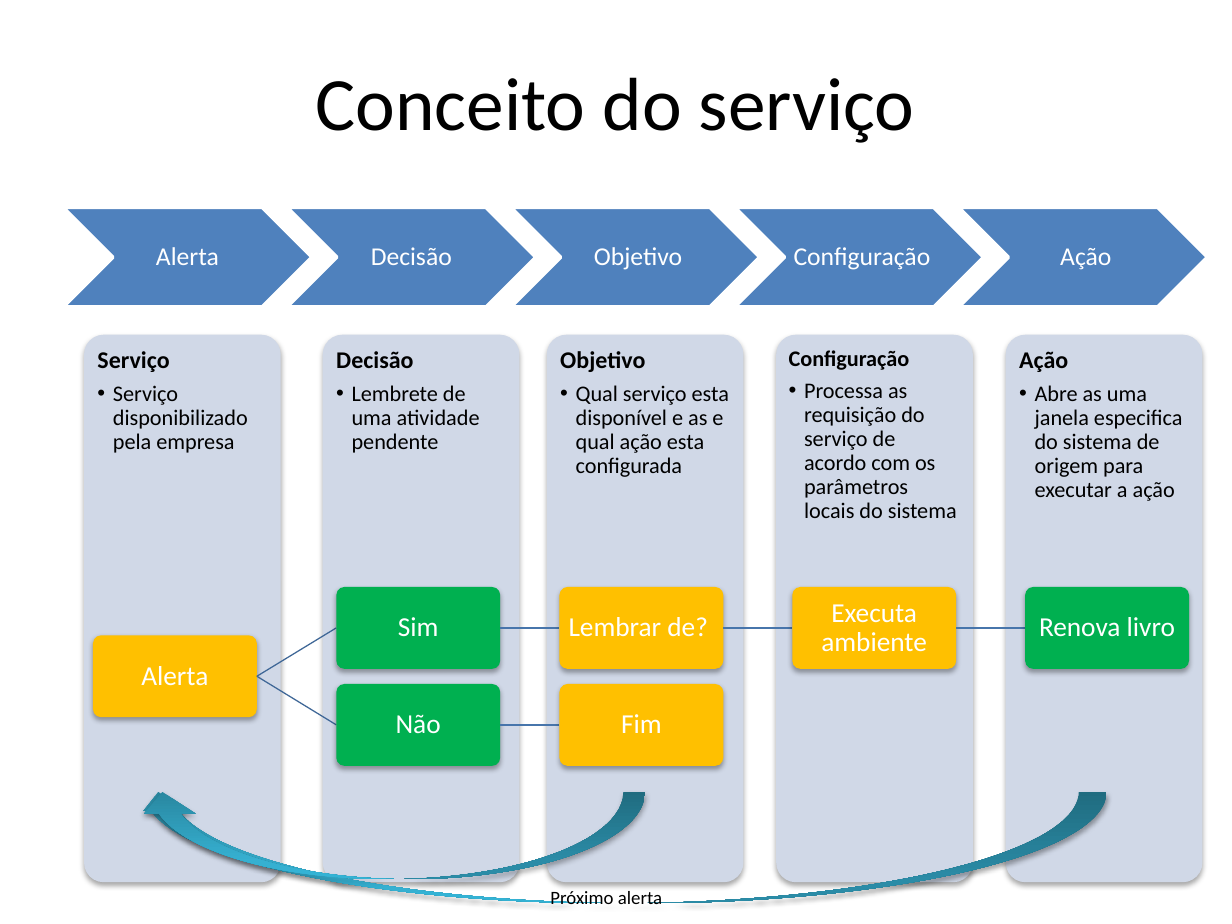
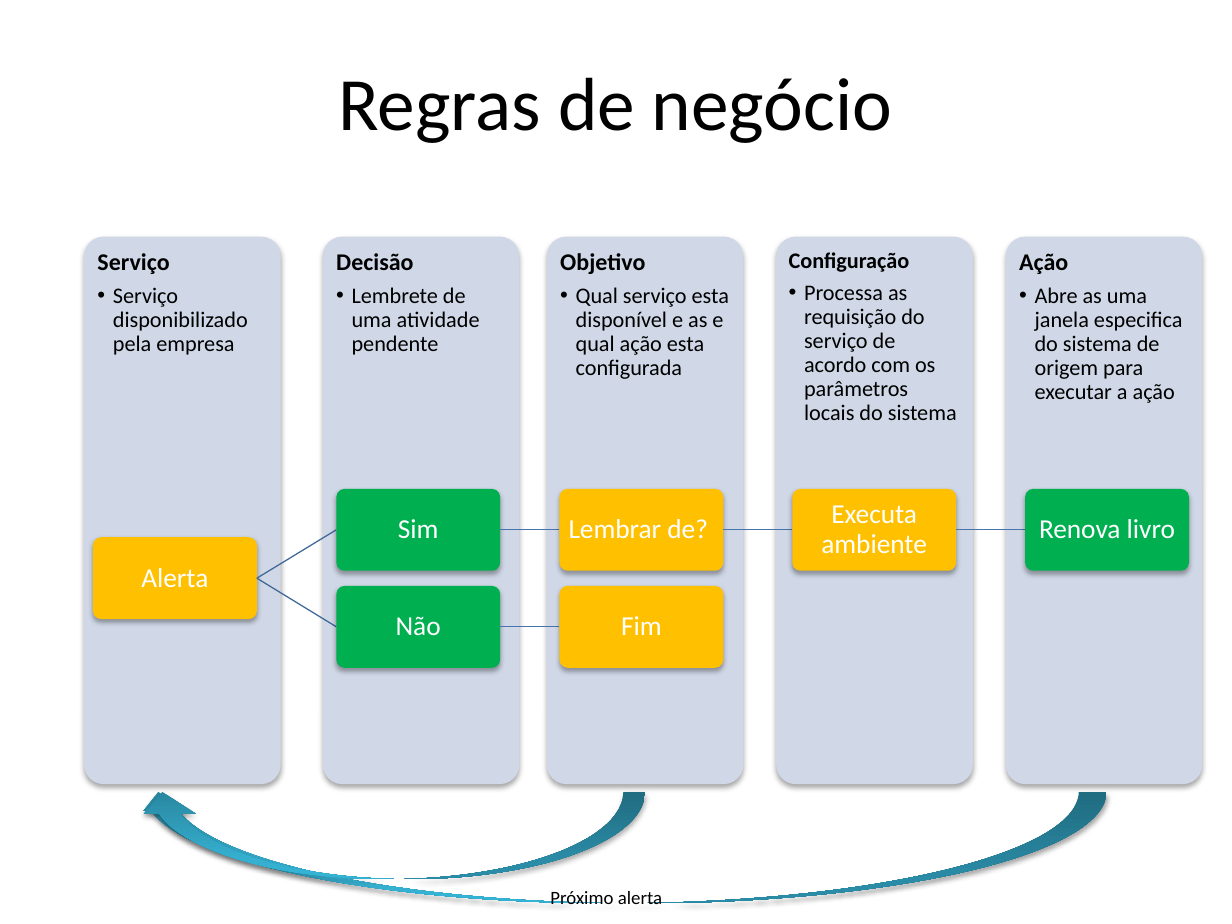
Before and after one commit to Neimarmg/TCC, a slide deck: slide 3 of Ppt.pptx. Drawn at 1232x924 pixels with LibreOffice and Linux fonts; fonts in the diff are those of the drawing. Boxes give left, top, right and bottom in pixels: in the first picture for what was removed or moved away, otherwise in the second. Text is boxed around its words. In the diff, an @@ line names an element or a change of style, - is before the commit and + after.

```diff
--- a/Ppt.pptx
+++ b/Ppt.pptx
@@ title at <box>338,77,892,143</box>: text changed @@
-Conceito do serviço
+Regras de negócio
@@ group removed at <box>63,207,1207,307</box>: 5 chevrons, 5 texts @@
-Alerta
-Decisão
-Objetivo
-Configuração
-Ação
@@ 8 texts, 6 rounded rectangles: place and size @@
-8 texts, 6 rounded rectangles at <box>84,335,1202,882</box>
+8 texts, 6 rounded rectangles at <box>84,237,1202,784</box>
@@ freeform shape at <box>256,528,337,579</box>: rotation 31 to 328 degrees; outline redrawn @@
@@ 2 rounded rectangles, 1 freeform shape: place and size @@
-2 rounded rectangles, 1 freeform shape at <box>336,684,723,766</box>
+2 rounded rectangles, 1 freeform shape at <box>336,489,723,572</box>
@@ 4 texts, 2 rounded rectangles, 2 freeform shapes: place and size @@
-4 texts, 2 rounded rectangles, 2 freeform shapes at <box>398,586,1189,669</box>
+4 texts, 2 rounded rectangles, 2 freeform shapes at <box>398,489,1189,572</box>
@@ freeform shape at <box>256,577,338,629</box>: rotation 328 to 31 degrees; outline redrawn @@
@@ freeform shape at <box>500,625,559,628</box>: outline redrawn @@
```
Also in this commit, not shown: 1 other slide changed, 3 slides added, 1 slide removed.
